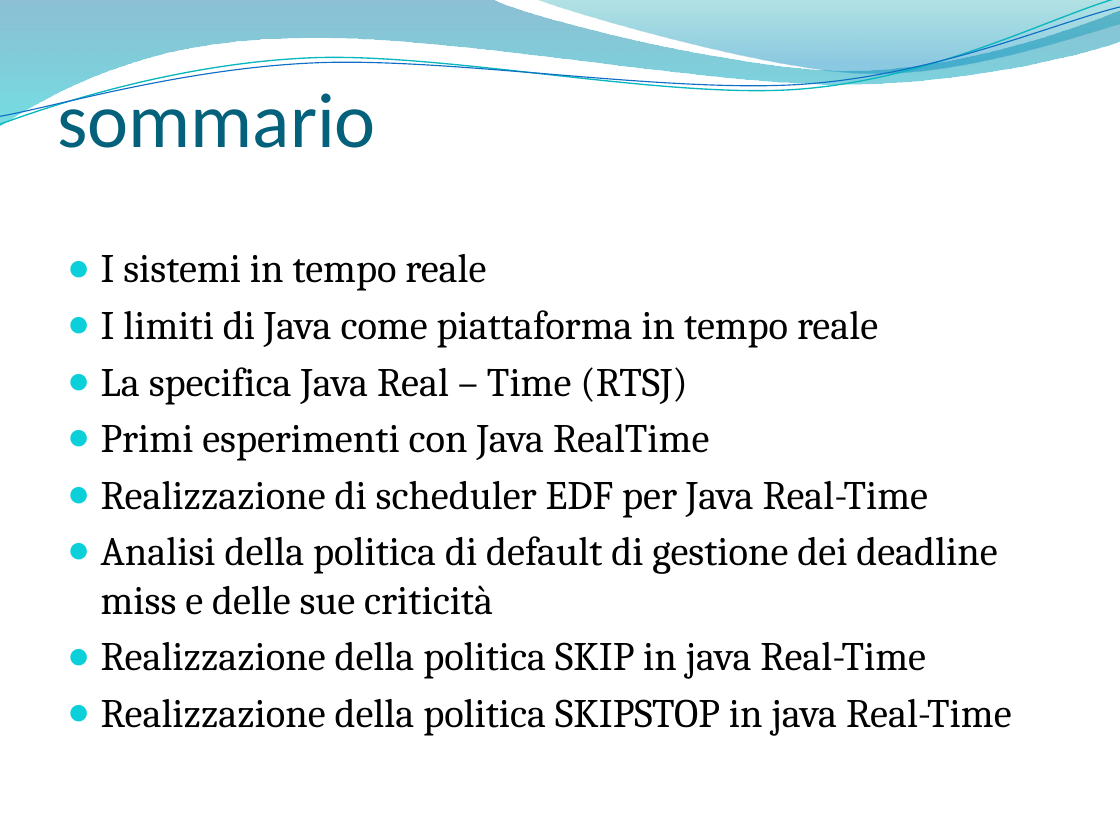
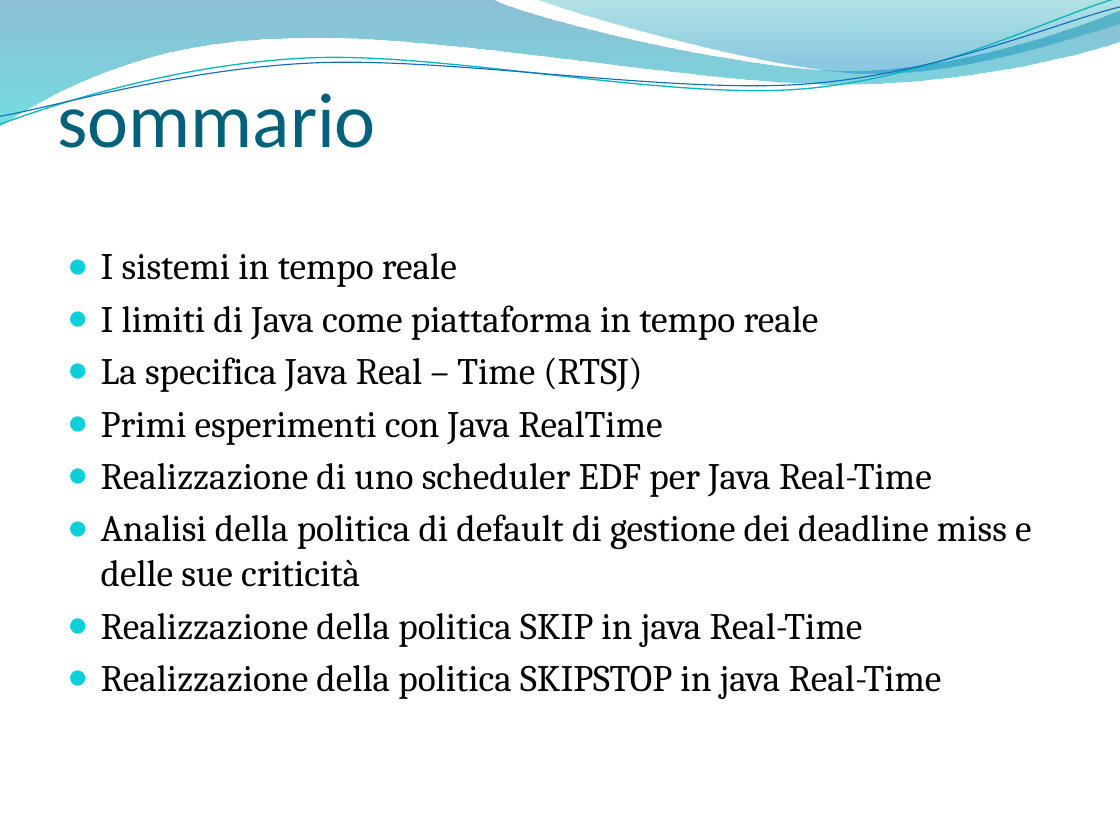
Before and after one commit to marconanni/provejavarealtime, a slide deck: slide 2 of SolarisNetBeansProjects/parti tesi/presentazioneMarcoNanni.pptx. Drawn at 1120x840 pixels with LibreOffice and Linux fonts; fonts in the diff are those of the drawing; background and template pictures are left out. Boxes give left, top, right and bottom in pixels: in the first picture for what was removed or moved away, otherwise in the second. Text is boxed around its words. In the diff, an @@ line names an element or a change of style, - is before the commit and + after.

Commit message:
corretto un piccolo errore. Adeso dovremmo davvero essere a posto

```diff
--- a/SolarisNetBeansProjects/parti tesi/presentazioneMarcoNanni.pptx
+++ b/SolarisNetBeansProjects/parti tesi/presentazioneMarcoNanni.pptx
@@ text at (x1=101, y1=253, x2=1031, y2=699): size 26 to 24.1 pt in "I sistemi in tempo reale", "I limiti di Java come piattaforma in ...", "La specifica Java Real – Time (RTSJ)", "Primi esperimenti con Java RealTime" and 3 more places @@
@@ text at (x1=101, y1=463, x2=932, y2=497): text changed; size 26 to 24.1 pt @@
-● Realizzazione di scheduler EDF per Java Real-Time
+● Realizzazione di uno scheduler EDF per Java Real-Time
```
